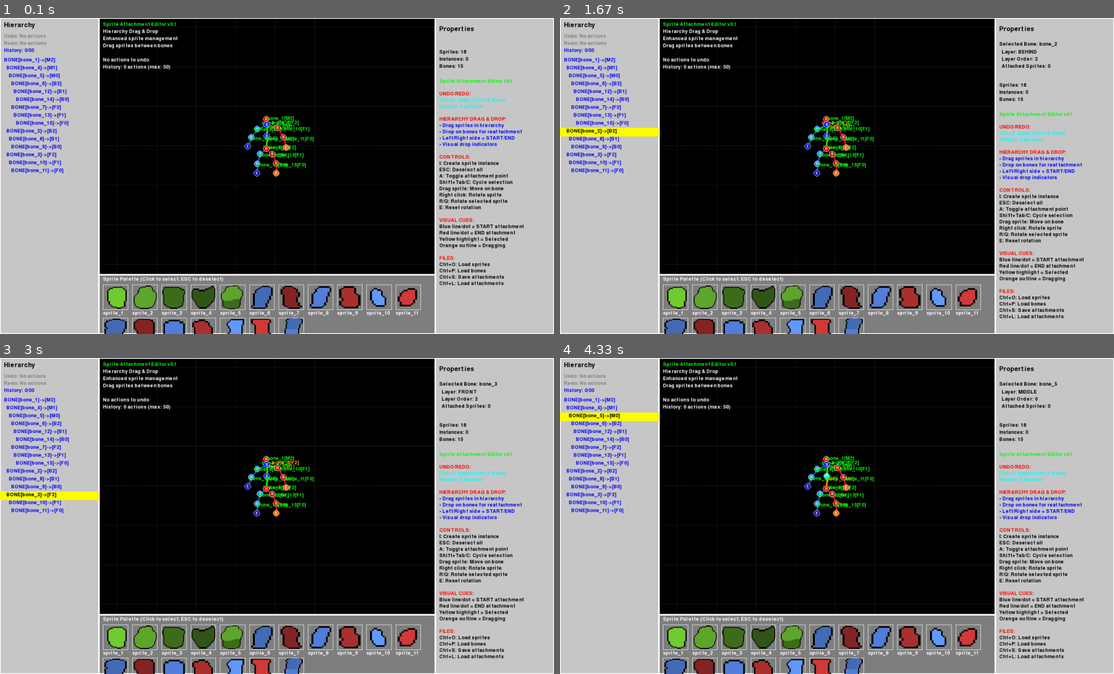
Above: before the commit, frames 1-4 (two rows, left to right).
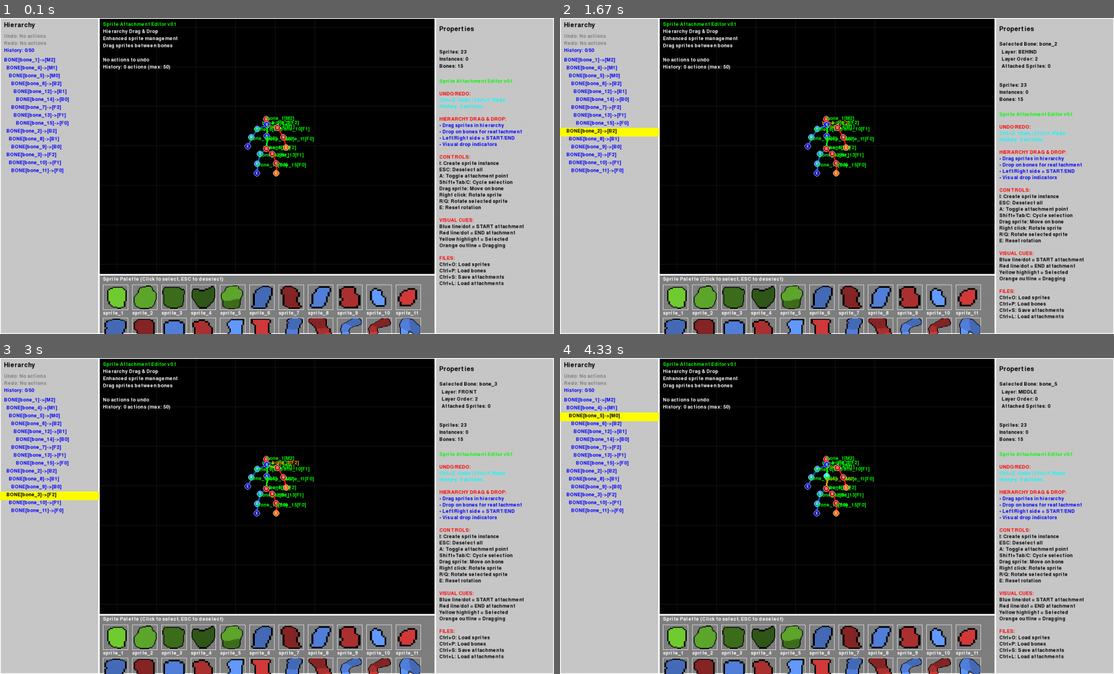
Above: after the commit, the same moments.

Repository: SaxonRah/PySpine
Game: pygame game, started from pyspine/PySpine_SpriteAttachmentEditor.py
Same seed, same stepped clock (60 frames per second), same inputs: the game is played once before the commit and once after it.
Inputs (mouse positions are in pixels of both pictures, inside the frame that each line leads up to):
- Up to frame 1 (0.1 s): no input
- Up to frame 2 (1.67 s): click "bone_2[B2]" at 0.38 s; click "bone_1[M2]" at 0.72 s; click "BONE[bone_1]->[M2]" at 1.05 s; click "BONE[bone_2]->[B2]" at 1.38 s
- Up to frame 3 (3 s): click (376, 427) at 1.72 s; click "BONE[bone_4]->[M1]" at 2.55 s; click "bone_4[M1]" at 2.88 s
- Up to frame 4 (4.33 s): click (942, 411) at 3.22 s; click (848, 623) at 3.58 s; click "BONE[bone_1]->[M2]" at 3.88 s; click (654, 418) at 4.25 s

The runs differ from the first frame. In frame 1, 0.7% of the frame differs, in the area x 51-85%, y 10-100%; in frame 2, 0.7%; in frame 3, 0.7%; in frame 4, 0.7%.

Commit message:
Quickfix of pygame-gui

Diff:
--- a/pyspine/Editor_SpriteSheet.py
+++ b/pyspine/Editor_SpriteSheet.py
@@ -54,7 +54,7 @@
             # Don't clear sprites automatically - let user decide
             self.editor.selected_sprite = None
             self.editor.viewport_manager.viewport_offset = [50, 50]
-            self.editor._update_ui_elements()
+            self.editor.update_ui_elements()
             print(f"Loaded sprite sheet: {self.new_path}")
         else:
             print(f"Failed to load sprite sheet: {self.new_path}")
@@ -64,29 +64,29 @@
         self.editor.sprite_sheet_path = self.old_sprite_sheet_path
         self.editor.sprites = self.old_sprites.copy()
         self.editor.selected_sprite = self.old_selected_sprite
-        self.editor._update_ui_elements()
+        self.editor.update_ui_elements()
         print(f"Restored previous sprite sheet state")
 
 
 class ClearSpritesCommand(UndoRedoCommand):
     """Command for clearing all sprites"""
 
-    def __init__(self, editor, description: str = "Clear all sprites"):
+    def __init__(self, given_editor, description: str = "Clear all sprites"):
         super().__init__(description)
-        self.editor = editor
-        self.old_sprites = editor.sprites.copy()
-        self.old_selected_sprite = editor.selected_sprite
+        self.editor = given_editor
+        self.old_sprites = given_editor.sprites.copy()
+        self.old_selected_sprite = given_editor.selected_sprite
 
     def execute(self) -> None:
         self.editor.sprites.clear()
         self.editor.selected_sprite = None
-        self.editor._update_ui_elements()
+        self.editor.update_ui_elements()
         print("Cleared all sprites")
 
     def undo(self) -> None:
         self.editor.sprites = self.old_sprites.copy()
         self.editor.selected_sprite = self.old_selected_sprite
-        self.editor._update_ui_elements()
+        self.editor.update_ui_elements()
         print(f"Restored {len(self.old_sprites)} sprites")
 
 
@@ -293,18 +293,18 @@
         # Initial UI update - delay this to avoid the error during initialization
         pygame.time.set_timer(pygame.USEREVENT + 1, 100)  # Update UI after 100ms
 
-    def _update_ui_elements(self):
+    def update_ui_elements(self):
         """Update UI elements to reflect current state"""
         # Update sprite list
         sprite_names = list(self.sprites.keys())
         self.sprite_selection_list.set_item_list(sprite_names)
 
-        # Update selection in list
-        if self.selected_sprite and self.selected_sprite in sprite_names:
-            try:
-                self.sprite_selection_list.set_single_selection(self.selected_sprite)
-            except:
-                pass  # Ignore selection errors
+        # Update selection in list - 'set_single_selection' Doesn't exist.
+        # if self.selected_sprite and self.selected_sprite in sprite_names:
+        #    try:
+        #         self.sprite_selection_list.set_single_selection(self.selected_sprite)
+        #     except:
+        #         pass  # Ignore selection errors
 
         # Update properties display
         if self.selected_sprite and self.selected_sprite in self.sprites:
@@ -396,7 +396,7 @@
                 self.sprite_sheet_path = path
                 print(f"Loaded sprite sheet: {path}")
                 self.viewport_manager.viewport_offset = [50, 50]
-                self._update_ui_elements()
+                self.update_ui_elements()
                 return True
             except pygame.error as e:
                 print(f"Failed to load sprite sheet: {e}")
@@ -421,7 +421,7 @@
             # Handle delayed UI initialization
             if event.type == pygame.USEREVENT + 1:
                 pygame.time.set_timer(pygame.USEREVENT + 1, 0)  # Cancel the timer
-                self._update_ui_elements()  # Now safe to update UI
+                self.update_ui_elements()  # Now safe to update UI
                 continue
 
             # Handle pygame-gui events - check both possible event types
@@ -501,7 +501,7 @@
                 selected_sprite = event.text
                 if selected_sprite in self.sprites:
                     self.selected_sprite = selected_sprite
-                    self._update_ui_elements()
+                    self.update_ui_elements()
 
     def _handle_mouse_down(self, event):
         if event.button == 1:  # Left click
@@ -597,7 +597,7 @@
         self.drag_start_origin = None
 
         # Update UI after operation
-        self._update_ui_elements()
+        self.update_ui_elements()
 
     def _handle_mouse_motion(self, event):
         # Handle viewport dragging
@@ -667,7 +667,7 @@
                 self.selected_sprite = None
 
             # Update UI when selection changes
-            self._update_ui_elements()
+            self.update_ui_elements()
 
     def _handle_right_click(self, pos):
         """Right click to create new sprite using command system"""
@@ -854,7 +854,7 @@
         self.execute_command(create_command)
 
         self.selected_sprite = sprite_name
-        self._update_ui_elements()
+        self.update_ui_elements()
         print(f"Created sprite: {sprite_name}")
 
     def _create_sprite_at_position(self, pos):
@@ -961,7 +961,7 @@
             "sprites": {name: asdict(sprite) for name, sprite in self.sprites.items()}
         }
         save_json_project("sprite_project.json", project_data, "Sprite project saved successfully!")
-        self._update_ui_elements()
+        self.update_ui_elements()
 
     def load_project(self):
         """Load a project"""
@@ -982,7 +982,7 @@
             # Re-enable undo tracking and clear history
             self.undo_manager.enable()
             self.clear_history()
-            self._update_ui_elements()
+            self.update_ui_elements()
 
     def delete_selected(self):
         """Delete selected sprite using command system"""
@@ -990,7 +990,7 @@
             delete_command = DeleteSpriteCommand(self.sprites, self.selected_sprite)
             self.execute_command(delete_command)
             self.selected_sprite = None
-            self._update_ui_elements()
+            self.update_ui_elements()
 
     def reset_viewport(self):
         """Reset viewport to default position and zoom"""
@@ -1000,13 +1000,13 @@
     def undo(self, count: int = 1) -> bool:
         result = super().undo(count)
         if result:
-            self._update_ui_elements()
+            self.update_ui_elements()
         return result
 
     def redo(self, count: int = 1) -> bool:
         result = super().redo(count)
         if result:
-            self._update_ui_elements()
+            self.update_ui_elements()
         return result
 
     def update(self, dt):
--- a/pyspine/sprite_project.json
+++ b/pyspine/sprite_project.json
@@ -156,12 +156,57 @@
     },
     "sprite_18": {
       "name": "sprite_18",
-      "x": 454,
+      "x": 453,
       "y": 166,
-      "width": 21,
+      "width": 22,
       "height": 52,
       "origin_x": 0.6378278723857582,
       "origin_y": 0.08425720534790151
+    },
+    "sprite_19": {
+      "name": "sprite_19",
+      "x": 484,
+      "y": 166,
+      "width": 20,
+      "height": 55,
+      "origin_x": 0.3974716953297194,
+      "origin_y": 0.06856935948332755
+    },
+    "sprite_20": {
+      "name": "sprite_20",
+      "x": 448,
+      "y": 237,
+      "width": 31,
+      "height": 43,
+      "origin_x": 0.843517590682706,
+      "origin_y": 0.11327339449986489
+    },
+    "sprite_21": {
+      "name": "sprite_21",
+      "x": 481,
+      "y": 236,
+      "width": 31,
+      "height": 44,
+      "origin_x": 0.8499692035859315,
+      "origin_y": 0.14706263553395874
+    },
+    "sprite_22": {
+      "name": "sprite_22",
+      "x": 449,
+      "y": 288,
+      "width": 30,
+      "height": 32,
+      "origin_x": 0.9193213780503963,
+      "origin_y": 0.5531132857662975
+    },
+    "sprite_23": {
+      "name": "sprite_23",
+      "x": 481,
+      "y": 288,
+      "width": 30,
+      "height": 32,
+      "origin_x": 0.8926547113837292,
+      "origin_y": 0.5406132857662982
     }
   }
 }
